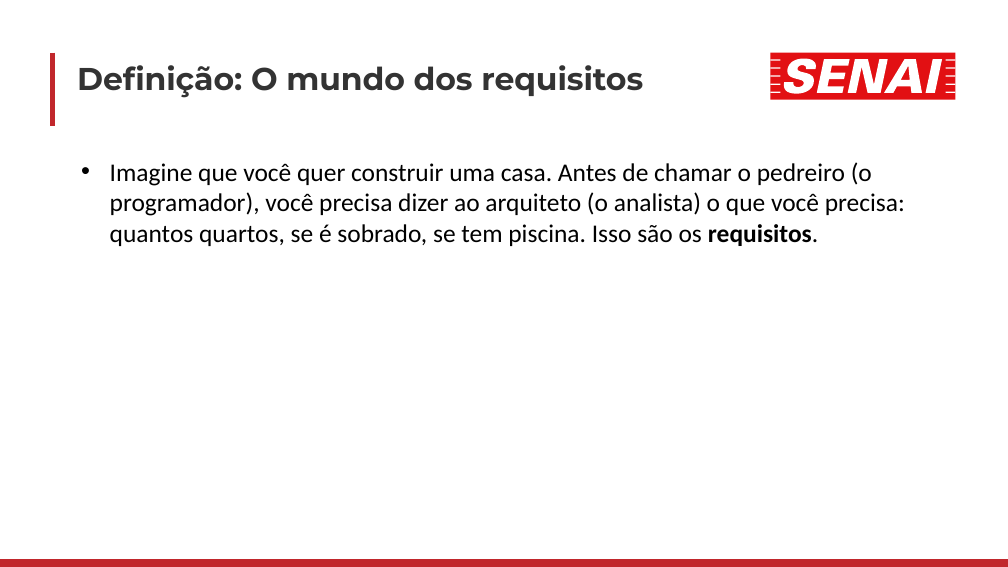
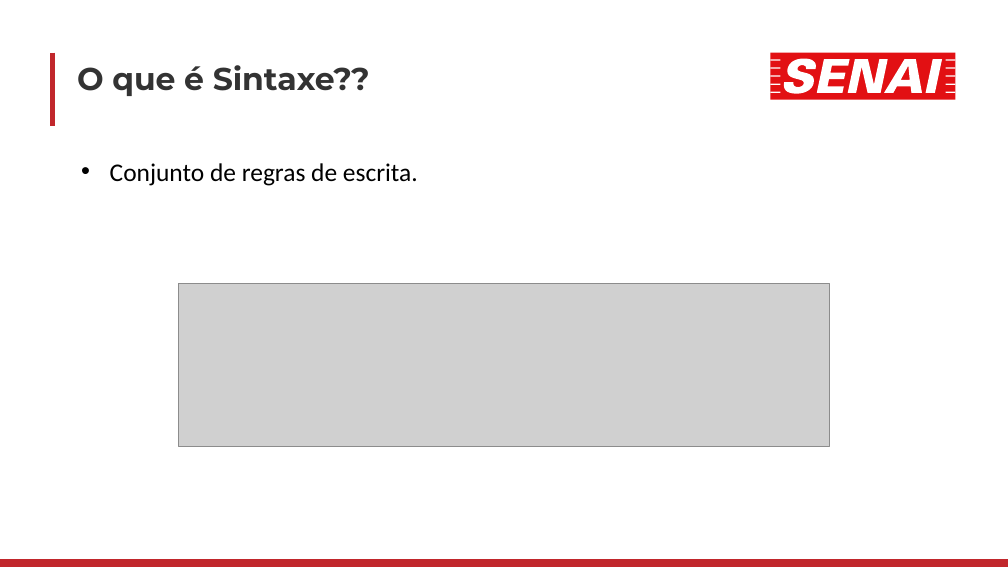
Before and after one commit to luisfernandospoljaric/senai2026, a slide deck: slide 4 of ds/seduc/1des/01-lopal/Aula02/LógicaAula2.pptx (slide 5 before the commit). Drawn at 1008x567 pixels with LibreOffice and Linux fonts; fonts in the diff are those of the drawing; grey boxes stand for pictures. Boxes give left, top, right and bottom in pixels: in the first picture for what was removed or moved away, otherwise in the second. Text is boxed around its words. In the diff, an @@ line names an element or a change of style, - is before the commit and + after.

```diff
--- a/ds/seduc/1des/01-lopal/Aula02/LógicaAula2.pptx
+++ b/ds/seduc/1des/01-lopal/Aula02/LógicaAula2.pptx
@@ title at [77, 65, 370, 96]: text changed @@
-Definição: O mundo dos requisitos
+O que é Sintaxe??
@@ text at [110, 163, 418, 186]: text changed @@
-• Imagine que você quer construir uma casa. Antes de chamar o pedreiro (o programador), você precisa dizer ao arquiteto (o analista) o que você precisa: quantos quartos, se é sobrado, se tem piscina. Isso são os requisitos.
+• Conjunto de regras de escrita.
@@ picture added at [178, 283, 829, 446] @@
```
Also in this commit, not shown: 3 other slides changed, 8 slides added, 6 slides removed, 2 other files.
